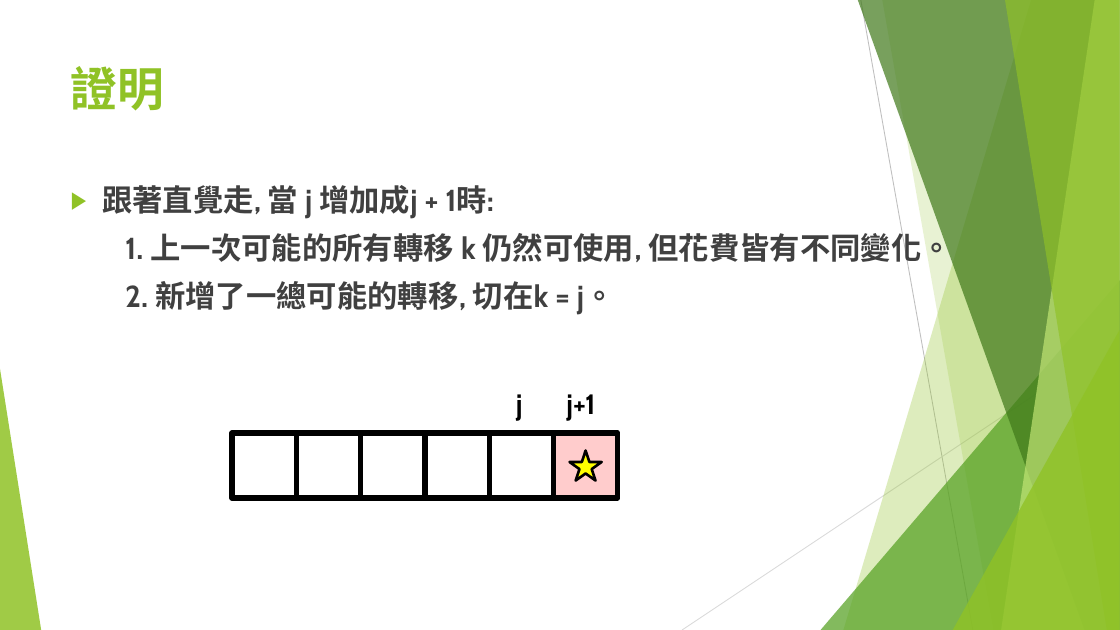
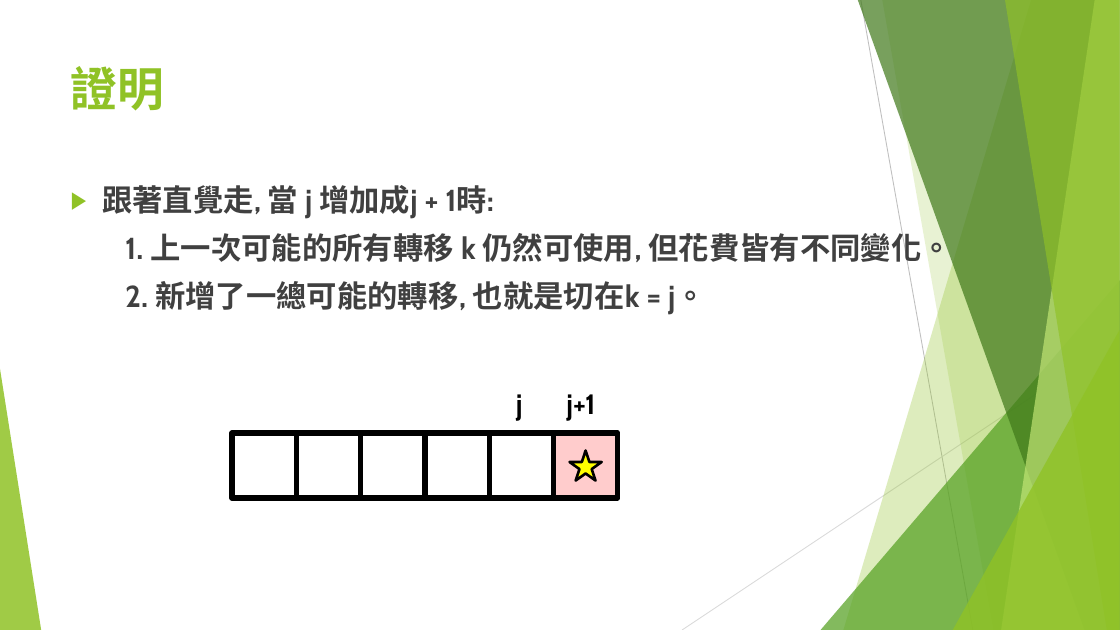
Before and after one commit to S920105123/DP2, a slide deck: slide 18 of presentation/進階動態規劃.pptx (slide 19 before the commit). Drawn at 1120x630 pixels with LibreOffice and Linux fonts; fonts in the diff are those of the drawing. Boxes give left, top, right and bottom in pixels: in the first picture for what was removed or moved away, otherwise in the second. Text is boxed around its words. In the diff, an @@ line names an element or a change of style, - is before the commit and + after.

```diff
--- a/presentation/進階動態規劃.pptx
+++ b/presentation/進階動態規劃.pptx
@@ text at (125, 281, 706, 315): text changed @@
-2. 新增了一總可能的轉移, 切在k = j。
+2. 新增了一總可能的轉移, 也就是切在k = j。
```
Also in this commit, not shown: 7 other slides changed, 1 slide added, 1 slide removed.
